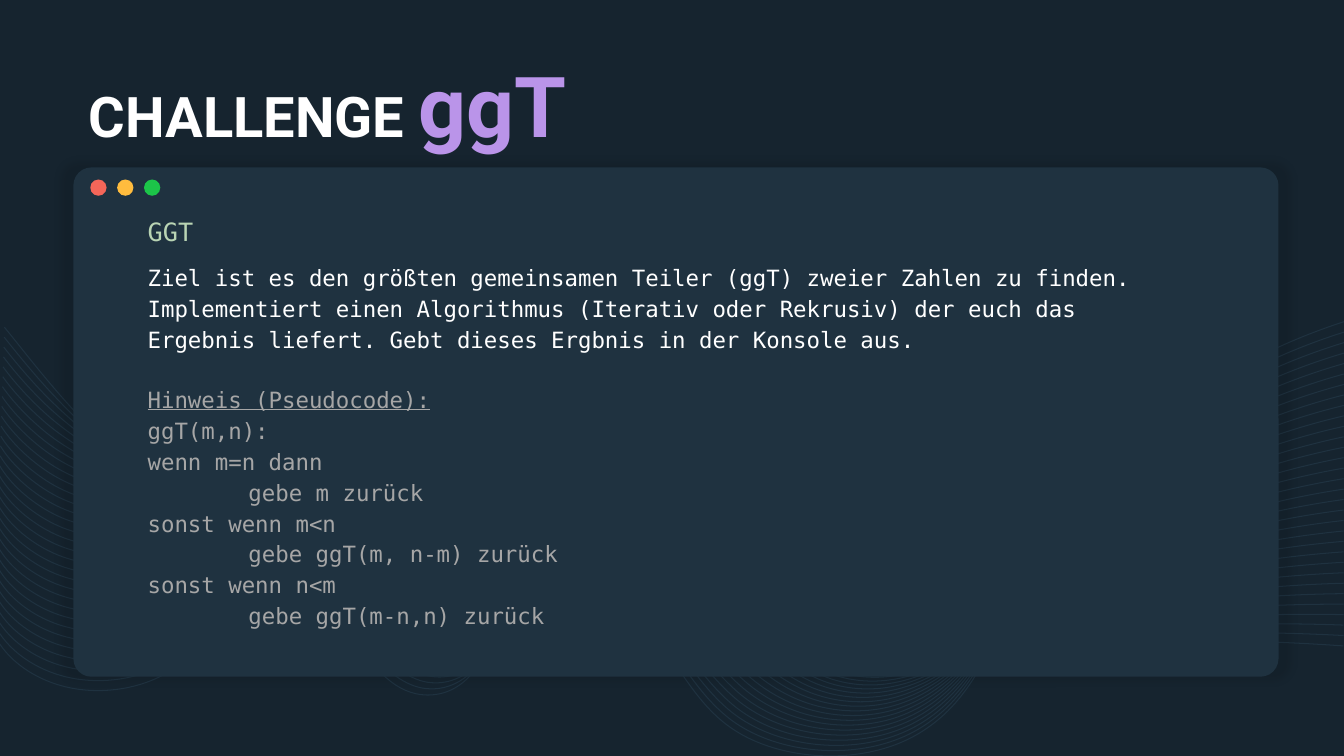
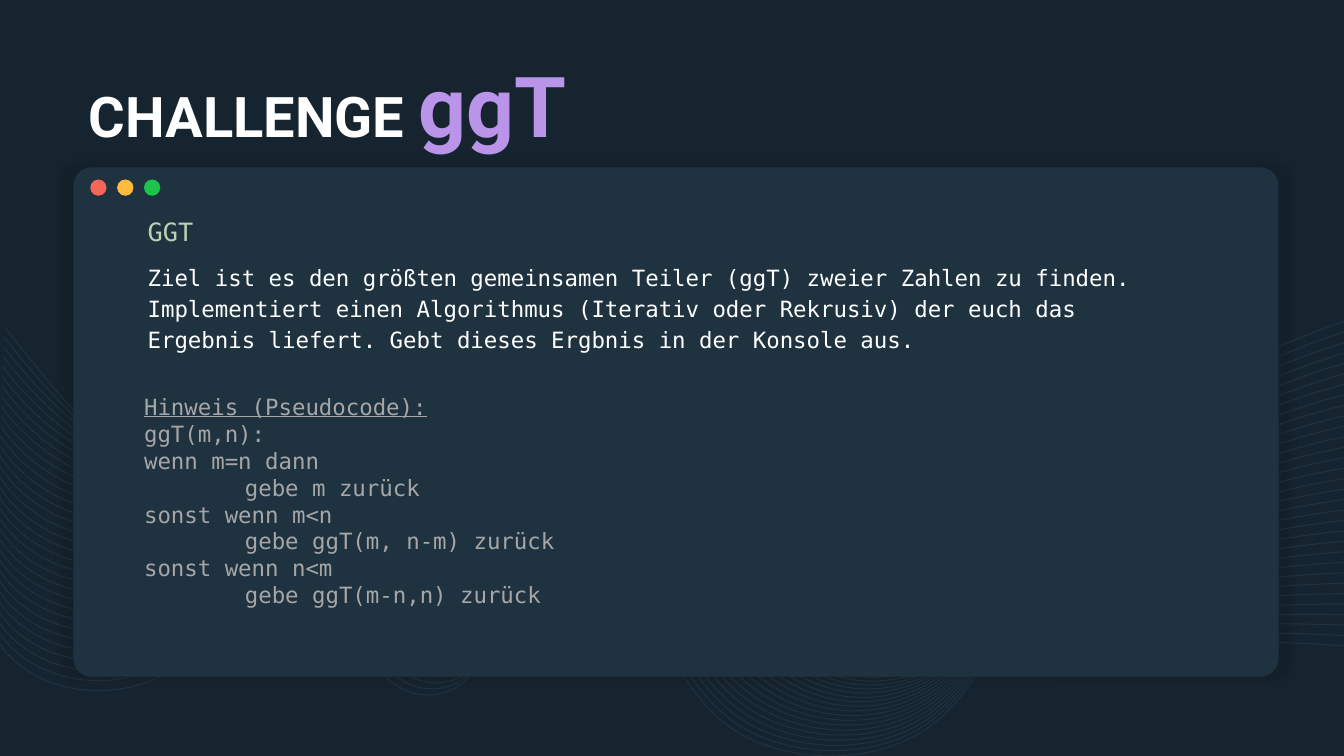
Before and after one commit to derech1e/python-beginner-course, a slide deck: slide 12 of 003/lesson_3.pptx. Drawn at 1344x756 pixels with LibreOffice and Linux fonts; fonts in the diff are those of the drawing. Boxes give left, top, right and bottom in pixels: in the first picture for what was removed or moved away, otherwise in the second. Text is boxed around its words. In the diff, an @@ line names an element or a change of style, - is before the commit and + after.

```diff
--- a/003/lesson_3.pptx
+++ b/003/lesson_3.pptx
@@ text added at (144,398,555,608), 16 pt, text #A6A6A6 @@
+Hinweis (Pseudocode):
+ggT(m,n):
+wenn m=n dann
+gebe m zurück
+sonst wenn m<n
+gebe ggT(m, n-m) zurück
+sonst wenn n<m
+gebe ggT(m-n,n) zurück
@@ text at (148,391,558,629): paragraph removed @@
-Hinweis (Pseudocode):
-ggT(m,n):
-wenn m=n dann
-gebe m zurück
-sonst wenn m<n
-gebe ggT(m, n-m) zurück
-sonst wenn n<m
-gebe ggT(m-n,n) zurück
```
Also in this commit, not shown: 2 other slides changed, 1 other file.
